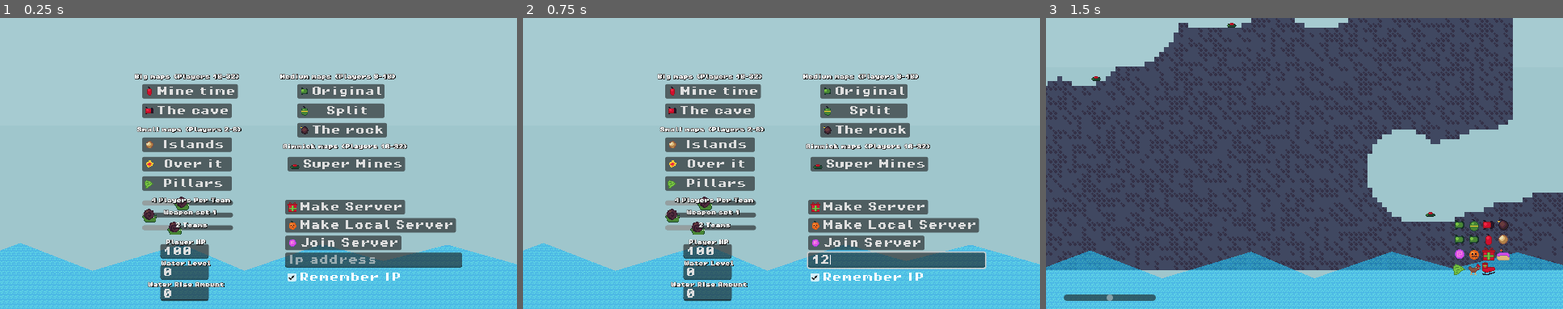
Above: before the commit, frames 1-3 (left to right).
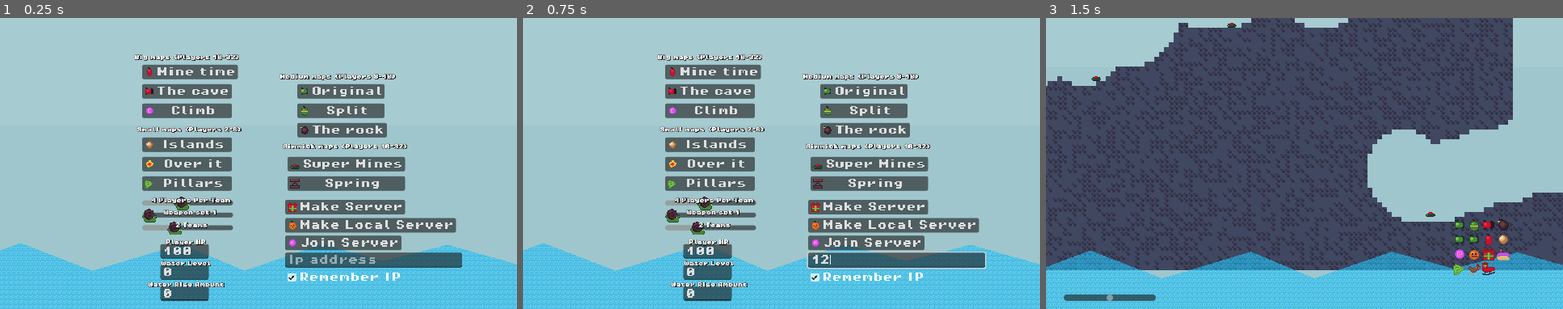
Above: after the commit, the same moments.

Repository: codingbanana21/Snail-Wars
Game: Godot game, scene res://scenes/main_menu.tscn
Two runs of this game, one before a commit and one after it. Both use one fixed random seed, a clock stepped at 60 frames per second and the inputs below.
Inputs (mouse positions are in pixels of both pictures, inside the frame that each line leads up to):
- Up to frame 1 (0.25 s): no input
- Up to frame 2 (0.75 s): click (895, 259) at 0.52 s; type "12" at 0.6 s
- Up to frame 3 (1.5 s): click "Mine time" at 1.25 s

The runs differ from the first frame. In frame 1, 2.8% of the frame differs, in the area x 25-79%, y 12-60%; in frame 2, 2.8%; in frame 3, nothing differs.

Commit message:
Spring and new maps Climb and Spring

Diff:
--- /dev/null
+++ b/default_bus_layout.tres
@@ -0,0 +1,9 @@
+[gd_resource type="AudioBusLayout" format=3 uid="uid://sxkifhipxbjy"]
+
+[resource]
+bus/1/name = &"SFX"
+bus/1/solo = false
+bus/1/mute = false
+bus/1/bypass_fx = false
+bus/1/volume_db = 0.0
+bus/1/send = &"Master"
--- /dev/null
+++ b/projectiles/spring.tscn
@@ -0,0 +1,37 @@
+[gd_scene format=3 uid="uid://c2c68duvwvdm4"]
+
+[ext_resource type="PackedScene" uid="uid://cubfm8w8o5obj" path="res://projectiles/projectile.tscn" id="1_wuu3o"]
+[ext_resource type="Texture2D" uid="uid://hlawjbs0m0s4" path="res://assets/images/spring.png" id="2_6ecwi"]
+
+[sub_resource type="RectangleShape2D" id="RectangleShape2D_6ecwi"]
+size = Vector2(8, 16)
+
+[sub_resource type="RectangleShape2D" id="RectangleShape2D_hoaoa"]
+size = Vector2(8, 20)
+
+[node name="Spring" unique_id=791496552 instance=ExtResource("1_wuu3o")]
+damage = 0
+size = 1
+knockback = 75
+speed = 0
+min_speed = 0
+projectile_hp = -1
+timer = 0.0
+players_projectile = false
+effect_by_wind = false
+
+[node name="Image" parent="." index="1" unique_id=2045045234]
+rotation = -1.5707964
+texture = ExtResource("2_6ecwi")
+
+[node name="CollisionShape2D" parent="." index="2" unique_id=679883136]
+position = Vector2(3, 0)
+shape = SubResource("RectangleShape2D_6ecwi")
+
+[node name="DetectBox" parent="." index="3" unique_id=289666369]
+collision_layer = 2
+collision_mask = 2
+
+[node name="CollisionShape2D" parent="DetectBox" index="0" unique_id=1905896826]
+position = Vector2(-3, 0)
+shape = SubResource("RectangleShape2D_hoaoa")
--- a/scenes/main_menu.tscn
+++ b/scenes/main_menu.tscn
@@ -18,6 +18,7 @@
 [ext_resource type="Texture2D" uid="uid://ffe73y1go1j4" path="res://assets/images/leaf.png" id="12_a8gd2"]
 [ext_resource type="Texture2D" uid="uid://c0trkmwdkg627" path="res://assets/images/teleporta.png" id="13_1ajci"]
 [ext_resource type="Texture2D" uid="uid://cbnwe1cqap1py" path="res://assets/images/present.png" id="14_7b55j"]
+[ext_resource type="Texture2D" uid="uid://hlawjbs0m0s4" path="res://assets/images/spring.png" id="16_8egab"]
 [ext_resource type="Texture2D" uid="uid://cd6j10f3xc22c" path="res://assets/images/pumkin_grenade.png" id="16_j7ex8"]
 
 [node name="MainMenu" type="Node2D" unique_id=2137944541]
@@ -27,7 +28,7 @@
 _spawnable_scenes = PackedStringArray("uid://baxuf5v76y51l")
 spawn_path = NodePath("..")
 
-[node name="AudioStreamPlayer" type="AudioStreamPlayer" parent="." unique_id=828849114]
+[node name="Music" type="AudioStreamPlayer" parent="." unique_id=828849114]
 stream = ExtResource("2_hstxw")
 volume_db = -10.0
 autoplay = true
@@ -52,30 +53,39 @@
 
 [node name="MapLabel" type="Label" parent="Menu/Maps" unique_id=2111666030]
 offset_left = -205.0
-offset_top = -323.0
+offset_top = -355.0
 offset_right = 159.0
-offset_bottom = -307.0
+offset_bottom = -339.0
 scale = Vector2(0.5, 0.5)
 text = "Big maps (Players 18-32)"
 label_settings = ExtResource("3_1ajci")
 
 [node name="B1MapButton" parent="Menu/Maps" unique_id=132146067 instance=ExtResource("7_7b55j")]
 offset_left = -192.0
-offset_top = -307.0
+offset_top = -339.0
 offset_right = -34.0
-offset_bottom = -283.0
+offset_bottom = -315.0
 text = "Mine time"
 icon = ExtResource("5_5pajh")
 map = "b1"
 
 [node name="B2MapButton" parent="Menu/Maps" unique_id=2026389007 instance=ExtResource("7_7b55j")]
 offset_left = -192.0
+offset_top = -307.0
+offset_right = -44.0
+offset_bottom = -283.0
+text = "The cave"
+icon = ExtResource("11_svtp6")
+map = "b2"
+
+[node name="B3MapButton" parent="Menu/Maps" unique_id=421375843 instance=ExtResource("7_7b55j")]
+offset_left = -192.0
 offset_top = -275.0
 offset_right = -44.0
 offset_bottom = -251.0
-text = "The cave"
-icon = ExtResource("11_svtp6")
-map = "b2"
+text = "Climb"
+icon = ExtResource("13_1ajci")
+map = "b3"
 
 [node name="MapLabel2" type="Label" parent="Menu/Maps" unique_id=498424789]
 offset_left = 35.0
@@ -103,7 +113,7 @@
 icon = ExtResource("8_hstxw")
 map = "m2"
 
-[node name="M3MapButton" parent="Menu/Maps" unique_id=421375843 instance=ExtResource("7_7b55j")]
+[node name="M3MapButton" parent="Menu/Maps" unique_id=1270339665 instance=ExtResource("7_7b55j")]
 offset_left = 64.0
 offset_top = -243.0
 offset_right = 212.0
@@ -167,6 +177,15 @@
 text = "Super Mines"
 icon = ExtResource("12_1dfpl")
 map = "g1"
+
+[node name="G2MapButton" parent="Menu/Maps" unique_id=507976408 instance=ExtResource("7_7b55j")]
+offset_left = 48.0
+offset_top = -155.0
+offset_right = 242.0
+offset_bottom = -131.0
+text = "Spring"
+icon = ExtResource("16_8egab")
+map = "g2"
 
 [node name="Settings" type="Node2D" parent="Menu" unique_id=1465944648]
 
@@ -369,6 +388,7 @@
 
 [connection signal="make_map" from="Menu/Maps/B1MapButton" to="." method="_on_map_button_make_map"]
 [connection signal="make_map" from="Menu/Maps/B2MapButton" to="." method="_on_map_button_make_map"]
+[connection signal="make_map" from="Menu/Maps/B3MapButton" to="." method="_on_map_button_make_map"]
 [connection signal="make_map" from="Menu/Maps/M1MapButton" to="." method="_on_map_button_make_map"]
 [connection signal="make_map" from="Menu/Maps/M2MapButton" to="." method="_on_map_button_make_map"]
 [connection signal="make_map" from="Menu/Maps/M3MapButton" to="." method="_on_map_button_make_map"]
@@ -376,6 +396,7 @@
 [connection signal="make_map" from="Menu/Maps/S2MapButton" to="." method="_on_map_button_make_map"]
 [connection signal="make_map" from="Menu/Maps/S3MapButton" to="." method="_on_map_button_make_map"]
 [connection signal="make_map" from="Menu/Maps/G1MapButton" to="." method="_on_map_button_make_map"]
+[connection signal="make_map" from="Menu/Maps/G2MapButton" to="." method="_on_map_button_make_map"]
 [connection signal="pressed" from="Menu/Multiplayer/OnlineServer" to="." method="_on_online_server_pressed"]
 [connection signal="pressed" from="Menu/Multiplayer/LocalServer" to="." method="_on_local_server_pressed"]
 [connection signal="pressed" from="Menu/Multiplayer/Client" to="." method="_on_client_pressed"]
--- a/scenes/player.tscn
+++ b/scenes/player.tscn
@@ -91,29 +91,34 @@
 visible = false
 texture = ExtResource("5_qlg0r")
 
-[node name="NextPlayerTimer" type="Timer" parent="." unique_id=968713583]
-wait_time = 2.0
-one_shot = true
-
 [node name="Ooff" type="AudioStreamPlayer" parent="." unique_id=523737660]
 stream = ExtResource("6_fjrip")
 pitch_scale = 1.7
+bus = &"SFX"
 
 [node name="Ooff2" type="AudioStreamPlayer" parent="." unique_id=1652067544]
 stream = ExtResource("7_y4r1p")
 pitch_scale = 1.8
+bus = &"SFX"
 
 [node name="Looser" type="AudioStreamPlayer" parent="." unique_id=167378126]
 stream = ExtResource("7_fjrip")
 volume_db = 10.0
 pitch_scale = 1.7
+bus = &"SFX"
 
 [node name="Impressive" type="AudioStreamPlayer" parent="." unique_id=253486996]
 stream = ExtResource("8_smehm")
 volume_db = 10.0
 pitch_scale = 1.6
+bus = &"SFX"
 
 [node name="Bomb" type="AudioStreamPlayer" parent="." unique_id=669141404]
 stream = ExtResource("9_ur7pv")
+bus = &"SFX"
+
+[node name="NextPlayerTimer" type="Timer" parent="." unique_id=968713583]
+wait_time = 2.0
+one_shot = true
 
 [connection signal="timeout" from="NextPlayerTimer" to="." method="_on_next_player_timer_timeout"]
--- a/scripts/map.gd
+++ b/scripts/map.gd
@@ -56,6 +56,12 @@
 					multiplayer_spawner.spawn({"id":1,
 						"global_position":offset,
 						"node_path":"res://projectiles/super_mine.tscn",
+						"team_color":pixel_color,
+						})
+				elif Globals.map == "g2" and multiplayer.is_server():
+					multiplayer_spawner.spawn({"id":1,
+						"global_position":offset,
+						"node_path":"res://projectiles/spring.tscn",
 						"team_color":pixel_color,
 						})
 				elif multiplayer.is_server():
--- a/scripts/player.gd
+++ b/scripts/player.gd
@@ -174,27 +174,28 @@
 	hp -= hurt_damage
 	velocity += knockback
 
-	hp_label.text = str(hp)
-	var hit_text: Label = load("res://scenes/hit_text.tscn").instantiate()
-	hit_text.text = str(hurt_damage)
-	add_child(hit_text)
-
-	if player_turn_part != 0 and hp < 1:
-		impressive.play()
-	elif player_turn_part != 0:
-		looser.play()
-	else:
-		if randf() >= 0.35:
-			ooff.play()
-		else:
-			ooff_2.play()
-
-	if !is_multiplayer_authority(): return
-
-	if player_turn_part != 0:
-		Mouse.hide()
-		player_turn_part = 4
-		next_player_timer.start(1.0)
+	if hurt_damage > 0:
+		hp_label.text = str(hp)
+		var hit_text: Label = load("res://scenes/hit_text.tscn").instantiate()
+		hit_text.text = str(hurt_damage)
+		add_child(hit_text)
+
+		if player_turn_part != 0 and hp < 1:
+			impressive.play()
+		elif player_turn_part != 0:
+			looser.play()
+		else:
+			if randf() >= 0.35:
+				ooff.play()
+			else:
+				ooff_2.play()
+
+		if !is_multiplayer_authority(): return
+
+		if player_turn_part != 0:
+			Mouse.hide()
+			player_turn_part = 4
+			next_player_timer.start(1.0)
 
 
 @rpc("any_peer","reliable","call_local")
@@ -208,7 +209,14 @@
 
 
 @rpc("any_peer","call_local","reliable")
-func die():
+func die(spawn: bool = false):
+	if spawn and is_multiplayer_authority():
+		multiplayer_spawner.spawn({
+			"id": id,
+			"global_position": global_position,
+			"projectile": "res://projectiles/snail.tscn"
+		})
+
 	dead = true
 	set_physics_process(false)
 	global_position.y = -10000
@@ -222,12 +230,7 @@
 			child.queue_free()
 
 	if hp < 1 and !dead and is_multiplayer_authority():
-		multiplayer_spawner.spawn({
-			"id": id,
-			"global_position": global_position,
-			"projectile": "res://projectiles/snail.tscn"
-		})
-		die.rpc()
+		die.rpc(true)
 
 	if teams_turns[team_turn] == player_number and team_number == team_turn:
 		player_turn_part = 1
--- a/scripts/projectile.gd
+++ b/scripts/projectile.gd
@@ -26,7 +26,8 @@
 @export var teleports_player: bool = false
 @export var effect_by_wind: bool = true
 @export var spawns: Array[String]
-@export var spawn_time = 0.0
+@export var spawn_time: float = 0.0
+@export var flag_number: int = -1
 
 var id: int
 var parent: Player
@@ -141,6 +142,11 @@
 			if players_projectile and life_steel > 0:
 				parent.heal.rpc(int(life_steel * hit_power))
 
+	if flag_number != -1:
+		for player: Player in get_tree().get_nodes_in_group("Player"):
+			if player.team_number == flag_number:
+				player.die.rpc(true)
+
 	if players_projectile:
 		parent.bomb.play()
 
Binary file added: assets/images/spring.png
Not shown, added: assets/images/spring.png.import
Binary file added: maps/map_b3.png
Not shown, added: maps/map_b3.png.import
Binary file added: maps/map_g2.png
Not shown, added: maps/map_g2.png.import
